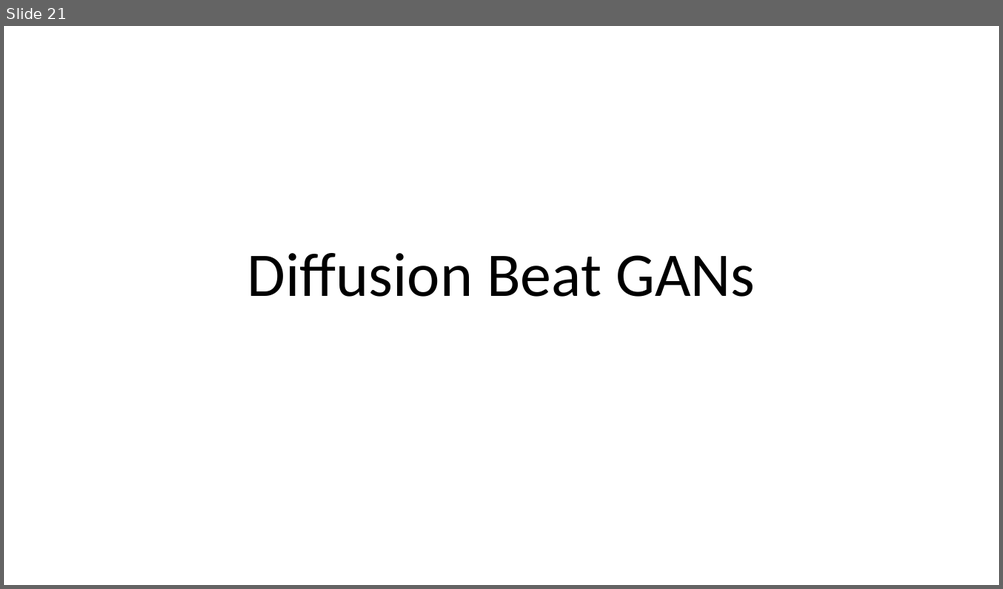
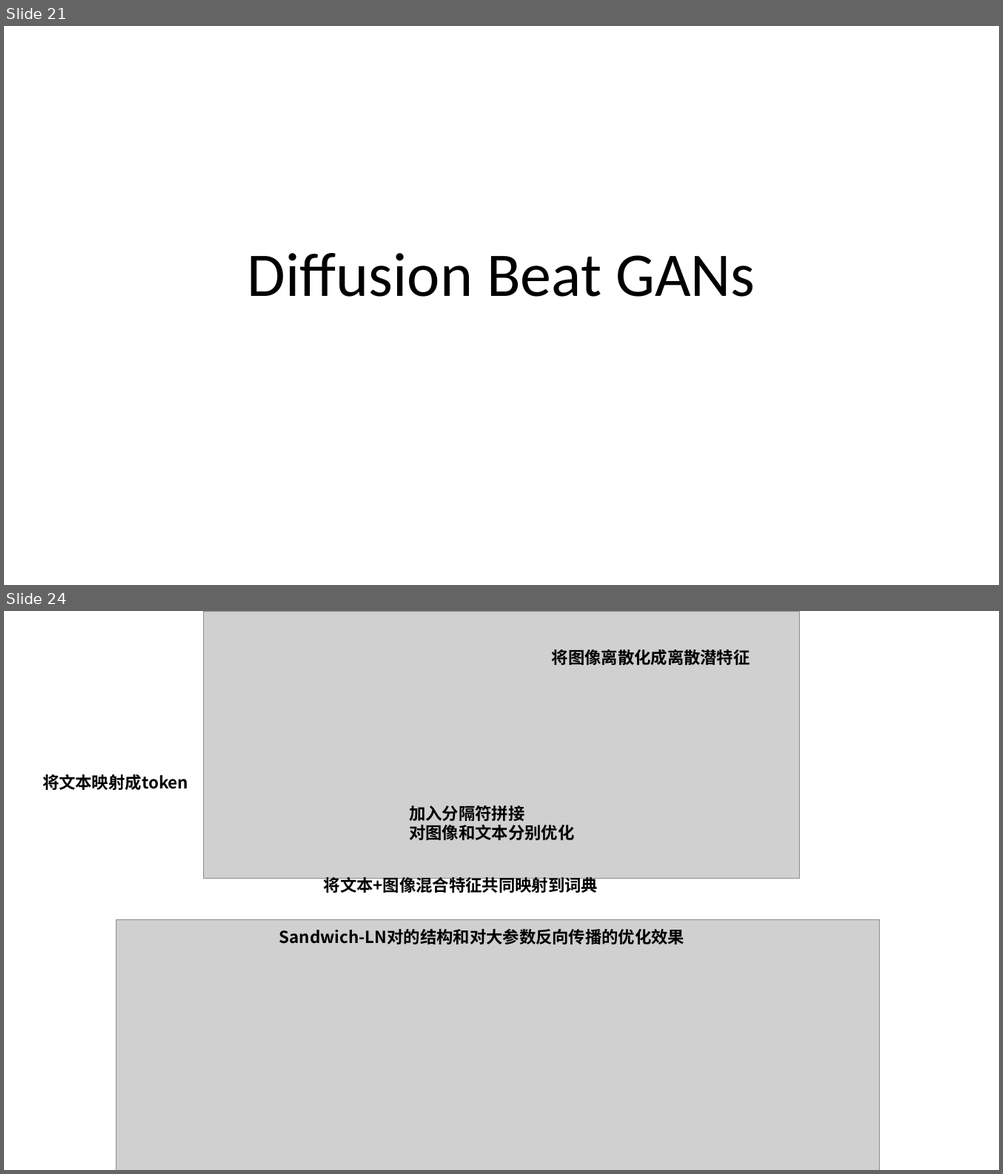
Before and after one commit to Elephant-King9/Paper, a slide deck: Base_Model/GAN+VAE+Diffusion/论文作图.pptx. Shown one above the other, each under a label of ours: slide 21 before the commit, slides 21 and 24 after it; the slides between them are not shown. The pictures are 1003x589 and 1003x1174 pixels, drawn with LibreOffice and Linux fonts; fonts in the diff are those of the drawing; grey boxes stand for pictures. Boxes give left, top, right and bottom in pixels: in the first picture for what was removed or moved away, otherwise in the second. Text is boxed around its words. In the diff, an @@ line names an element or a change of style, - is before the commit and + after.

```diff
--- a/Base_Model/GAN+VAE+Diffusion/论文作图.pptx
+++ b/Base_Model/GAN+VAE+Diffusion/论文作图.pptx
@@ slide 24 added at box(4, 611, 999, 1170), background #FFFFFF @@
@@ picture added at box(203, 611, 800, 879) @@
@@ text added at box(552, 649, 750, 665), 16 pt, text #000000, bold @@
+将图像离散化成离散潜特征
@@ text added at box(42, 775, 188, 790), 16 pt, text #000000, bold @@
+将文本映射成token
@@ text added at box(409, 806, 574, 840), 16 pt, text #000000, bold @@
+加入分隔符拼接
+对图像和文本分别优化
@@ text added at box(324, 877, 597, 896), 16 pt, text #000000, bold @@
+将文本+图像混合特征共同映射到词典
@@ picture added at box(116, 920, 879, 1170) @@
@@ text added at box(279, 929, 685, 945), 16 pt, text #000000, bold @@
+Sandwich-LN对的结构和对大参数反向传播的优化效果
```
Also in this commit, not shown: 2 slides changed, 5 other slides added, 6 other files.
